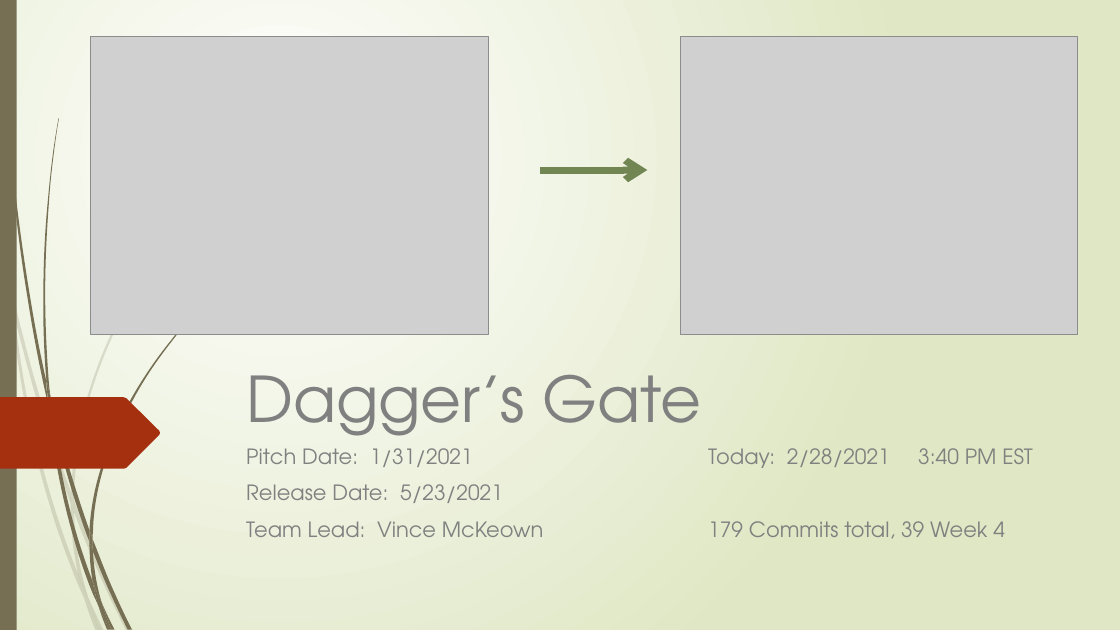
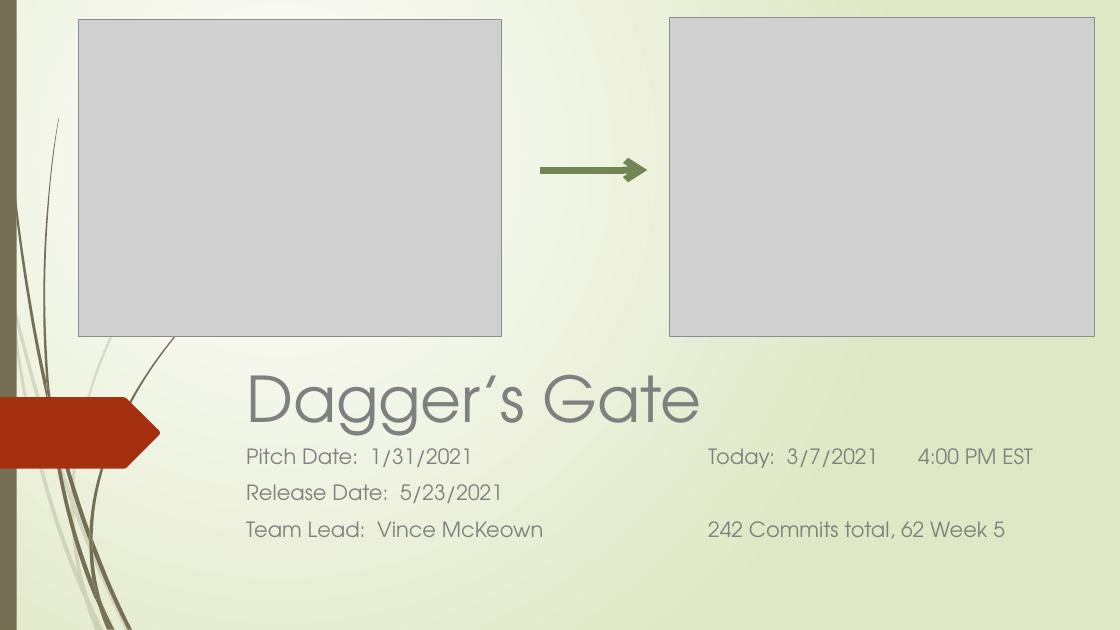
Before and after one commit to gamkedo-la/daggers-gate, a slide deck: slide 1 of Reference Documents/Week 4.pptx. Drawn at 1120x630 pixels with LibreOffice and Linux fonts; fonts in the diff are those of the drawing; grey boxes stand for pictures. Boxes give left, top, right and bottom in pixels: in the first picture for what was removed or moved away, otherwise in the second. Text is boxed around its words. In the diff, an @@ line names an element or a change of style, - is before the commit and + after.

```diff
--- a/Reference Documents/Week 4.pptx
+++ b/Reference Documents/Week 4.pptx
@@ picture: place and size @@
-picture at [681,37,1078,335]
+picture at [78,19,502,337]
@@ picture added at [670,18,1096,337] @@
@@ picture removed at [91,37,488,335] @@
@@ subtitle at [246,448,1033,468]: text changed @@
-Pitch Date: 1/31/2021 Today: 2/28/2021 3:40 PM EST
+Pitch Date: 1/31/2021 Today: 3/7/2021 4:00 PM EST
@@ subtitle at [246,521,1005,538]: text changed @@
-Team Lead: Vince McKeown 179 Commits total, 39 Week 4
+Team Lead: Vince McKeown 242 Commits total, 62 Week 5
```
Also in this commit, not shown: 3 other slides changed, 1 slide removed, 1 other file.
